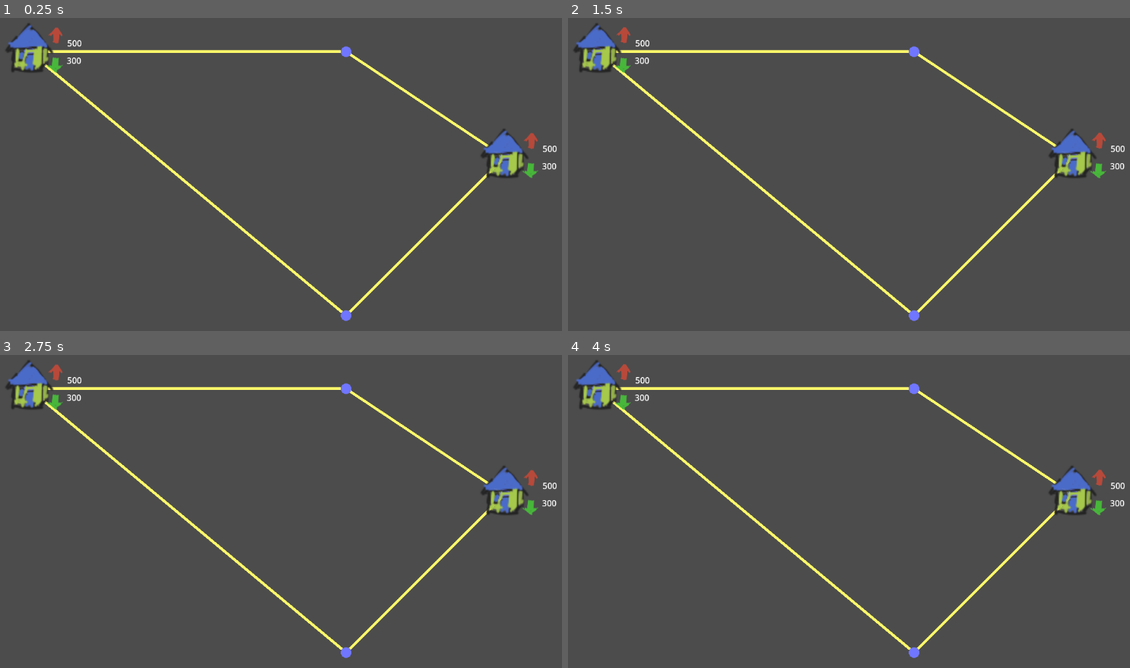
Above: before the commit, frames 1-4 (two rows, left to right).
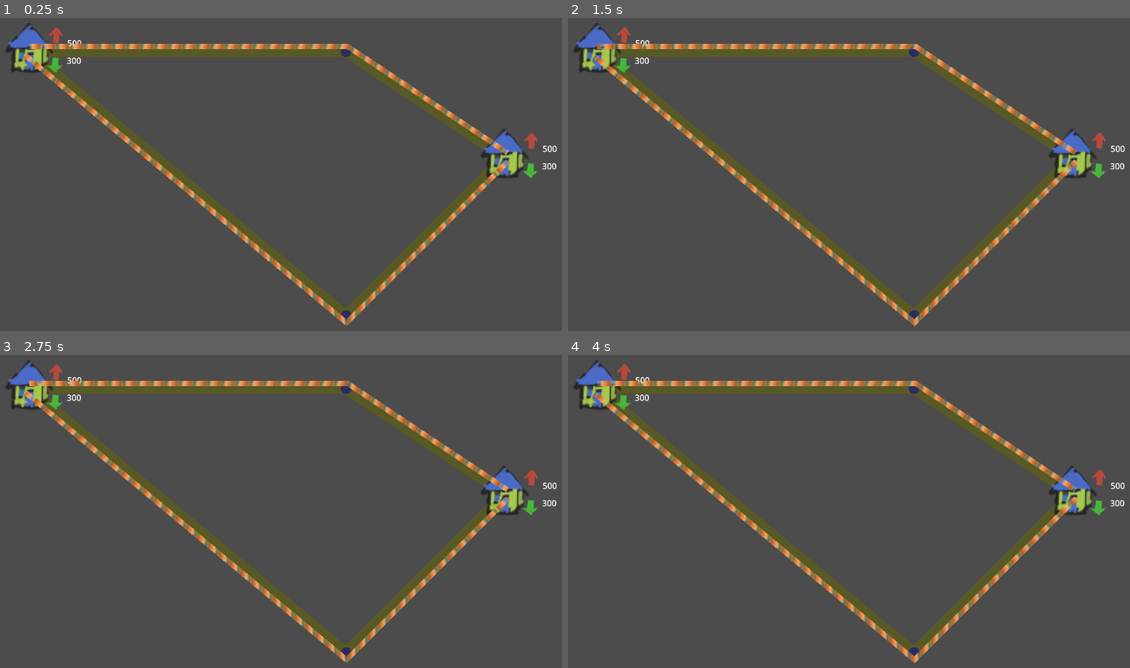
Above: after the commit, the same moments.

Repository: xiongyaohua/toy-planner
Game: Godot game, scene res://World.tscn
Two runs of this game, one before a commit and one after it. Both use one fixed random seed, a clock stepped at 60 frames per second and the inputs below. The project has no main scene, so this scene is started directly.
Inputs:
- Up to frame 1 (0.25 s): no input
- Up to frame 2 (1.5 s): no input
- Up to frame 3 (2.75 s): no input
- Up to frame 4 (4 s): no input

The runs differ from the first frame. In frame 1, 8.3% of the frame differs, in the area x 4-91%, y 8-99%; in frame 2, 8.3%; in frame 3, 8.3%; in frame 4, 8.3%.

Commit message:
实现PathFlow

Diff:
--- a/Network.gd
+++ b/Network.gd
@@ -35,21 +35,25 @@
 func has_node(p_id: int) -> bool:
 	return _nodes.has(p_id)
 
-func add_link(p_from: int, p_to: int, p_capacity: float=3600.0) -> TLink:
+func add_link(p_from: int, p_to: int, p_capacity: float=3600.0, p_bidirection: bool=true) -> TLink:
 	assert(has_node(p_from))
 	assert(has_node(p_to))
 
-	var p1:Vector2 = _nodes[p_from].position
-	var p2:Vector2 = _nodes[p_to].position
-	var length := p1.distance_to(p2)
-	var id := Vector2i(p_from, p_to) # Abuse Vector2i for tuple
-	var link := TLink.new(id)
-	link.capacity = p_capacity
-	link.length = length
+	if not p_bidirection:
+		var p1:Vector2 = _nodes[p_from].position
+		var p2:Vector2 = _nodes[p_to].position
+		var length := p1.distance_to(p2)
+		var id := Vector2i(p_from, p_to) # Abuse Vector2i for tuple
+		var link := TLink.new(id)
+		link.capacity = p_capacity
+		link.length = length
 
-	_links[link.id] = link
-	connect_points(p_from, p_to)
-	return link
+		_links[link.id] = link
+		connect_points(p_from, p_to, false)
+		return link
+	else:
+		add_link(p_to, p_from, p_capacity, false)
+		return add_link(p_from, p_to, p_capacity, false)
 
 func has_link(p_from, p_to) -> bool:
 	return _links.has(Vector2i(p_from, p_to))
--- /dev/null
+++ b/PathFlow.gd
@@ -0,0 +1,40 @@
+extends Line2D
+
+func _ready():
+	pass
+	#var points = PackedVector2Array([Vector2(0,0), Vector2(800, 400)])
+	#set_path(points, 20)
+
+func set_path(p_points: PackedVector2Array, p_speed: float=10.0, p_offset: float=10.0):
+	points = offset(p_points, p_offset)
+	material.set_shader_parameter("speed", p_speed)
+
+func offset(p_points: PackedVector2Array, p_offset: float=10.0) -> PackedVector2Array:
+	if p_points.size() < 2:
+		return PackedVector2Array()
+
+	var offseted_points := PackedVector2Array()
+
+	var s := p_points.size()
+	for i in range(s):
+		var offset_vector: Vector2
+		if i == 0:
+			var v := p_points[i].direction_to(p_points[i + 1])
+			v = v.orthogonal()
+			offset_vector = v * p_offset
+		elif i == s - 1:
+			var v = p_points[i - 1].direction_to(p_points[i])
+			v = v.orthogonal()
+			offset_vector =  v * p_offset
+		else:
+			var v1 := p_points[i - 1].direction_to(p_points[i])
+			var v2 = p_points[i].direction_to(p_points[i + 1])
+			v1 = v1.orthogonal()
+			v2 = v2.orthogonal()
+			var alpha = v1.angle_to(v2)
+			var v = (v1 + v2).normalized()
+			offset_vector = v * p_offset / cos(alpha / 2.0)
+
+		offseted_points.append(p_points[i] - offset_vector)
+
+	return offseted_points
--- /dev/null
+++ b/PathFlow.gdshader
@@ -0,0 +1,16 @@
+shader_type canvas_item;
+
+uniform float speed = 1.0;
+
+void vertex() {
+	UV *= 1.5;
+	UV -= vec2(TIME * speed / 10.0, 0.0);
+}
+
+void fragment() {
+	// Called for every pixel the material is visible on.
+}
+
+void light() {
+	// Called for every pixel for every light affecting the CanvasItem.
+}
--- /dev/null
+++ b/PathFlow.tscn
@@ -0,0 +1,26 @@
+[gd_scene load_steps=6 format=3 uid="uid://bn6rvwqbhax0g"]
+
+[ext_resource type="Shader" path="res://PathFlow.gdshader" id="1_78np0"]
+[ext_resource type="Script" path="res://PathFlow.gd" id="2_ra8sf"]
+
+[sub_resource type="ShaderMaterial" id="ShaderMaterial_cntgo"]
+resource_local_to_scene = true
+shader = ExtResource("1_78np0")
+shader_parameter/speed = 10.0
+
+[sub_resource type="Gradient" id="Gradient_se1d2"]
+interpolation_color_space = 2
+offsets = PackedFloat32Array(0, 0.324022, 1)
+colors = PackedColorArray(0.72549, 0.839216, 0.568627, 0.184314, 0.696875, 0.363273, 0.144966, 1, 1, 0.643902, 0.384923, 1)
+
+[sub_resource type="GradientTexture1D" id="GradientTexture1D_n3g24"]
+gradient = SubResource("Gradient_se1d2")
+width = 4
+
+[node name="PathFlow" type="Line2D"]
+z_index = 10
+texture_repeat = 2
+material = SubResource("ShaderMaterial_cntgo")
+texture = SubResource("GradientTexture1D_n3g24")
+texture_mode = 1
+script = ExtResource("2_ra8sf")
--- a/World.gd
+++ b/World.gd
@@ -1,12 +1,16 @@
 extends Node2D
 
 @onready var _zones := $Zones
+@onready var _pathes := $Pathes
+
 @onready var Zone := preload("res://Zone.tscn")
+@onready var PathFlow := preload("res://PathFlow.tscn")
 @onready var _network := Network.new()
 
 @export var NODE_COLOR: Color = Color.WHITE
 @export var LINK_COLOR: Color = Color.WHITE
-@export var LINK_WIDTH: float = 5.0
+@export var NODE_SIZE: float = 10.0
+@export var LINK_WIDTH: float = 20.0
 
 # Called when the node enters the scene tree for the first time.
 func _ready():
@@ -23,8 +27,15 @@
 
 	update_zones()
 
-	print(node0.id, node3.id)
-	print(_network.get_id_path(node0.id, node3.id))
+	var path := _network.get_point_path(node0.id, node3.id)
+	var pathflow := PathFlow.instantiate()
+	pathflow.set_path(path, 20.0)
+	_pathes.add_child(pathflow)
+
+	path = _network.get_point_path(node3.id, node0.id)
+	pathflow = PathFlow.instantiate()
+	pathflow.set_path(path, 5.0)
+	_pathes.add_child(pathflow)
 
 # Called every frame. 'delta' is the elapsed time since the previous frame.
 func _process(delta):
@@ -38,7 +49,7 @@
 		draw_line(pos1, pos2, LINK_COLOR, LINK_WIDTH)
 
 	for node in _network._nodes.values():
-		draw_circle(node.position, 10, NODE_COLOR)
+		draw_circle(node.position, NODE_SIZE, NODE_COLOR)
 
 func update_zones() -> void:
 	for zone in _zones.get_children():
--- a/World.tscn
+++ b/World.tscn
@@ -4,9 +4,12 @@
 
 [node name="World" type="Node2D"]
 script = ExtResource("1_yjpnd")
-NODE_COLOR = Color(0.443137, 0.466667, 1, 1)
-LINK_COLOR = Color(1, 0.984314, 0.419608, 1)
+NODE_COLOR = Color(0.168627, 0.180392, 0.384314, 1)
+LINK_COLOR = Color(0.352941, 0.352941, 0.14902, 1)
 metadata/_edit_lock_ = true
 
 [node name="Zones" type="Node2D" parent="."]
 metadata/_edit_lock_ = true
+
+[node name="Pathes" type="Node2D" parent="."]
+metadata/_edit_lock_ = true
